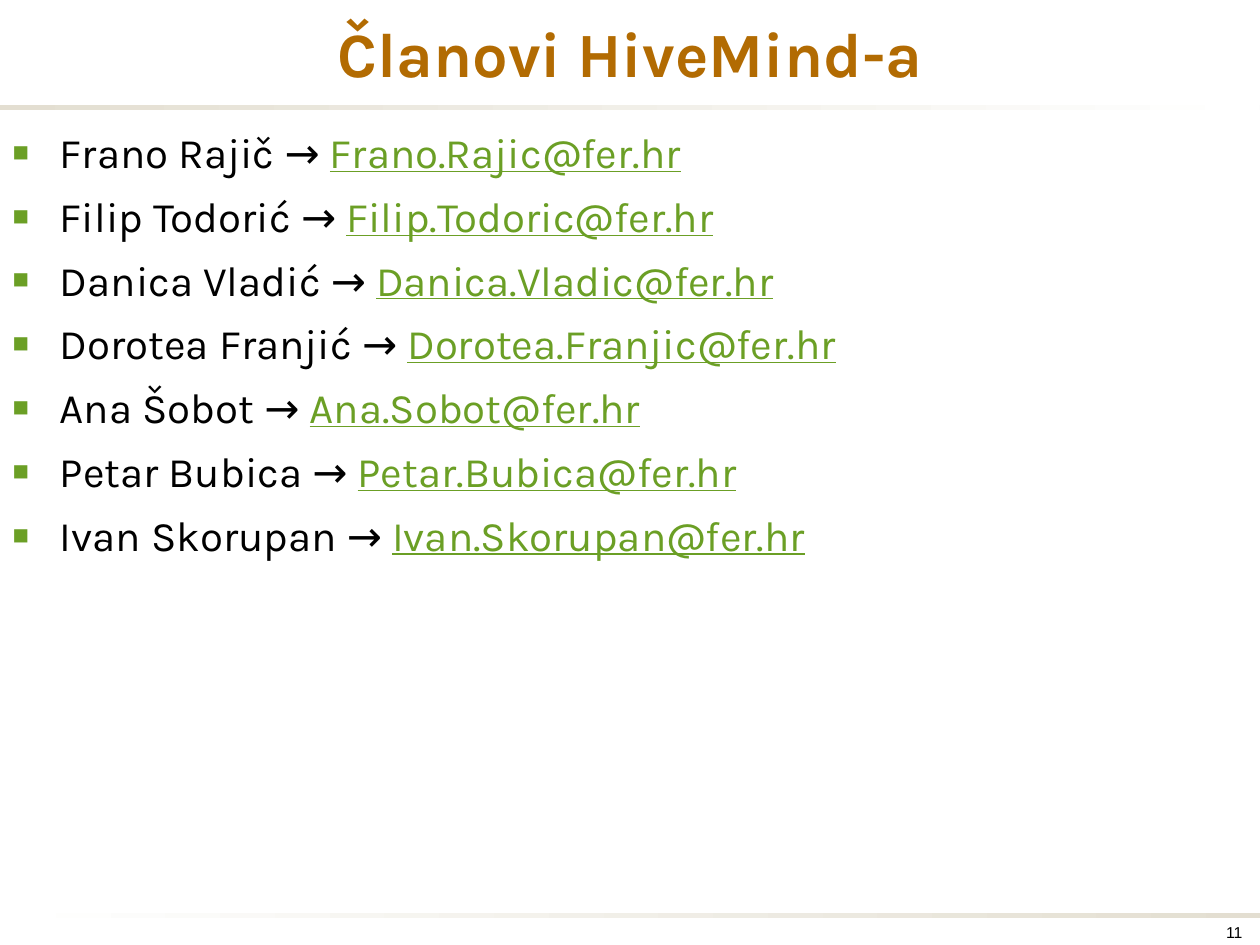
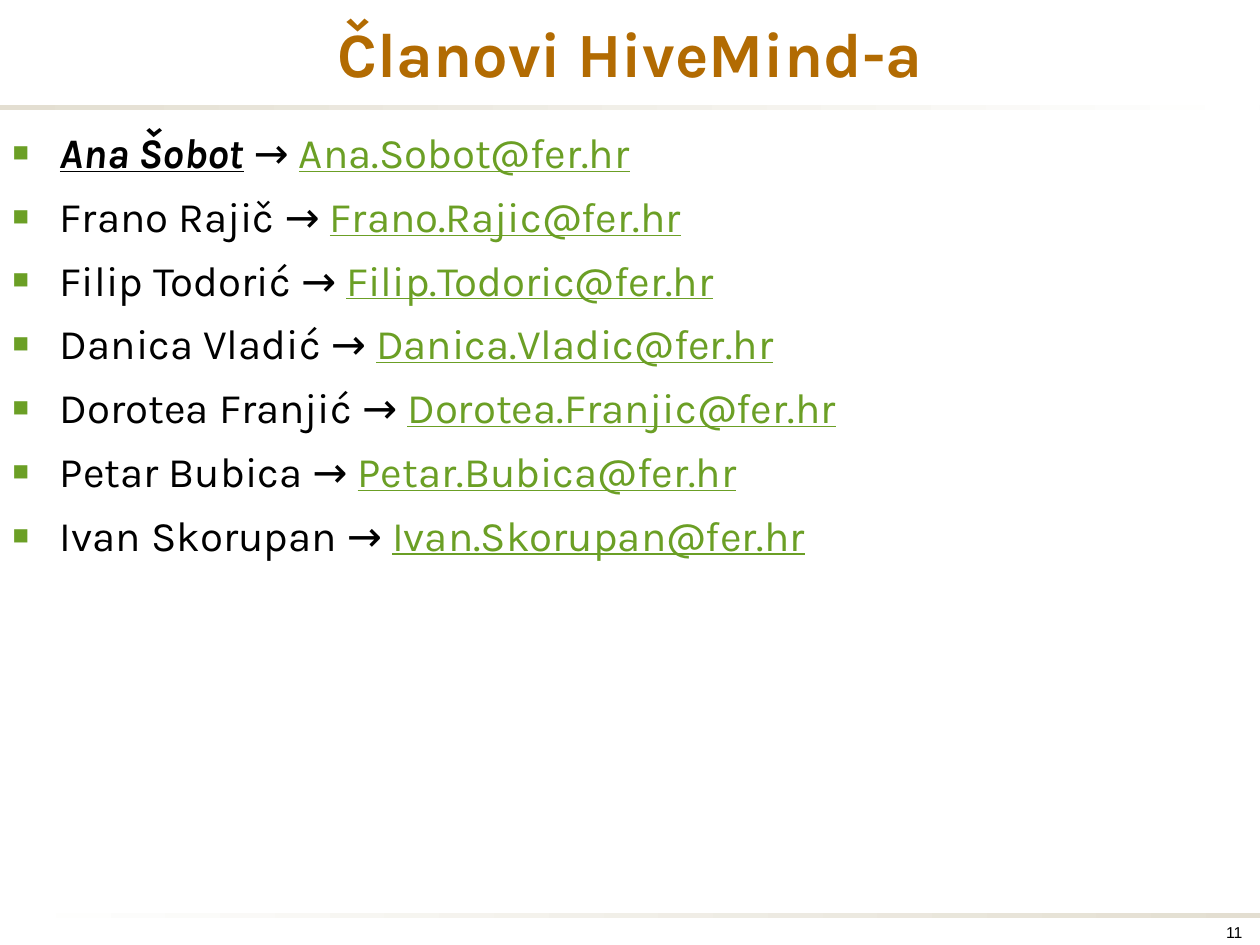
Before and after one commit to m43/fer-opp, a slide deck: slide 11 of [HiveMind] KKRudesWebapp.pptx. Drawn at 1260x945 pixels with LibreOffice and Linux fonts; fonts in the diff are those of the drawing; background and template pictures are left out. Boxes give left, top, right and bottom in pixels: in the first picture for what was removed or moved away, otherwise in the second. Text is boxed around its words. In the diff, an @@ line names an element or a change of style, - is before the commit and + after.

```diff
--- a/[HiveMind] KKRudesWebapp.pptx
+++ b/[HiveMind] KKRudesWebapp.pptx
@@ text at [60,130,629,176]: paragraph added @@
+■ Ana Šobot → Ana.Sobot@fer.hr
@@ text at [60,385,640,431]: paragraph removed @@
-■ Ana Šobot → Ana.Sobot@fer.hr
```
Also in this commit, not shown: 2 other slides changed.
